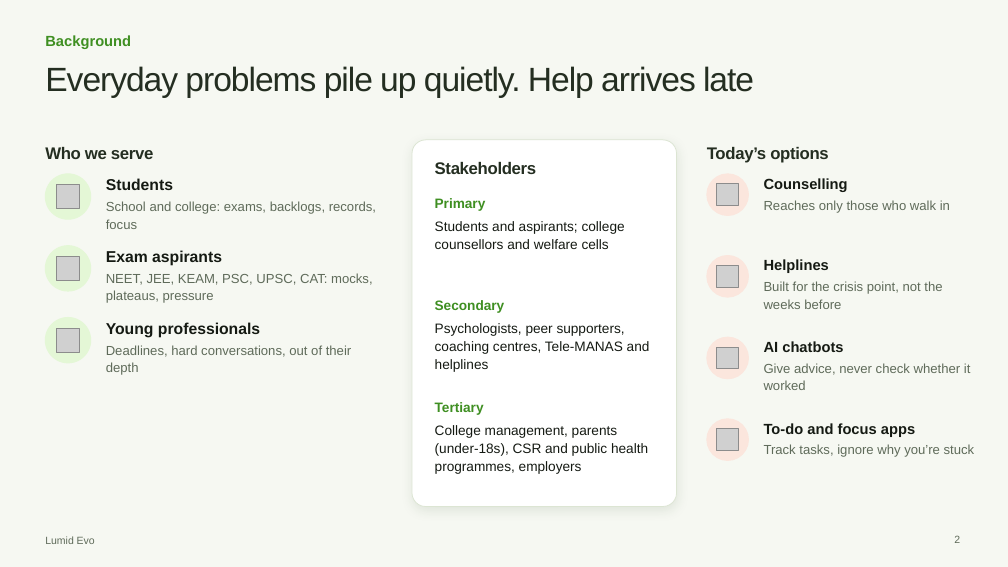
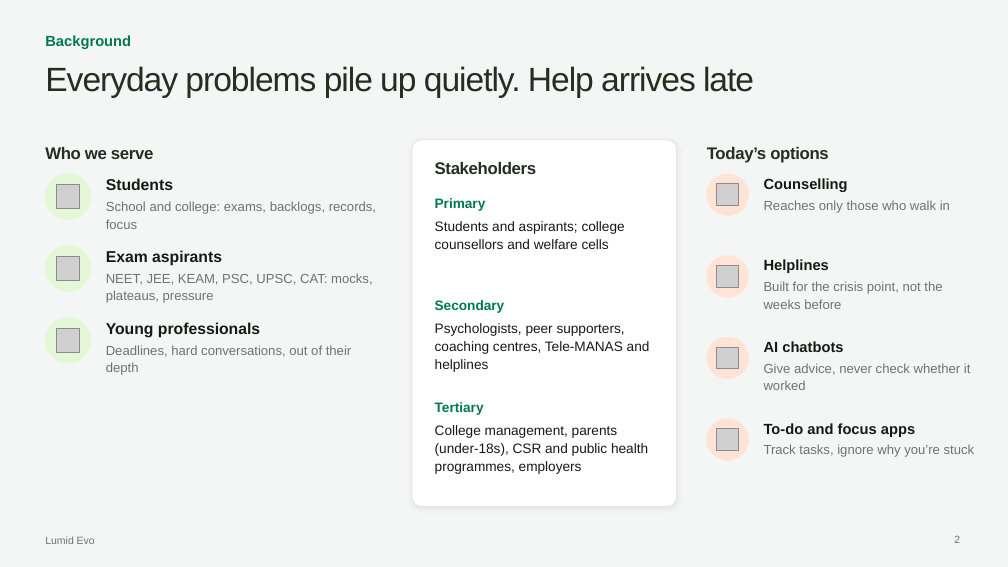
Before and after one commit to riyan-hx/Lumid-Evo-Ai, a slide deck: slide 2 of Lumid-Evo-Pitch.pptx. Drawn at 1008x567 pixels with LibreOffice and Linux fonts; fonts in the diff are those of the drawing; grey boxes stand for pictures. Boxes give left, top, right and bottom in pixels: in the first picture for what was removed or moved away, otherwise in the second. Text is boxed around its words. In the diff, an @@ line names an element or a change of style, - is before the commit and + after.

```diff
--- a/Lumid-Evo-Pitch.pptx
+++ b/Lumid-Evo-Pitch.pptx
@@ background #F6F8F2 to #F4F6F5 @@
@@ rounded rectangle at [412,140,677,507]: outline #DCE5D3 0.75 pt to #E1E5E1 0.75 pt; shadow changed; proportions changed @@
@@ text colour #3F8F22 to #007950 in 4 elements at [45,35,131,49], [435,198,486,211], [435,300,505,313], [435,402,484,415] @@
@@ text colour #5F6B5A to #6B7571 in 9 elements at [106,201,376,229], [106,273,373,303], [106,345,351,375], [764,200,950,213], [764,281,942,309], [764,363,971,390], [764,444,975,457], [954,535,960,543], [45,536,95,544] @@
```
Also in this commit, not shown: 9 other slides changed.
